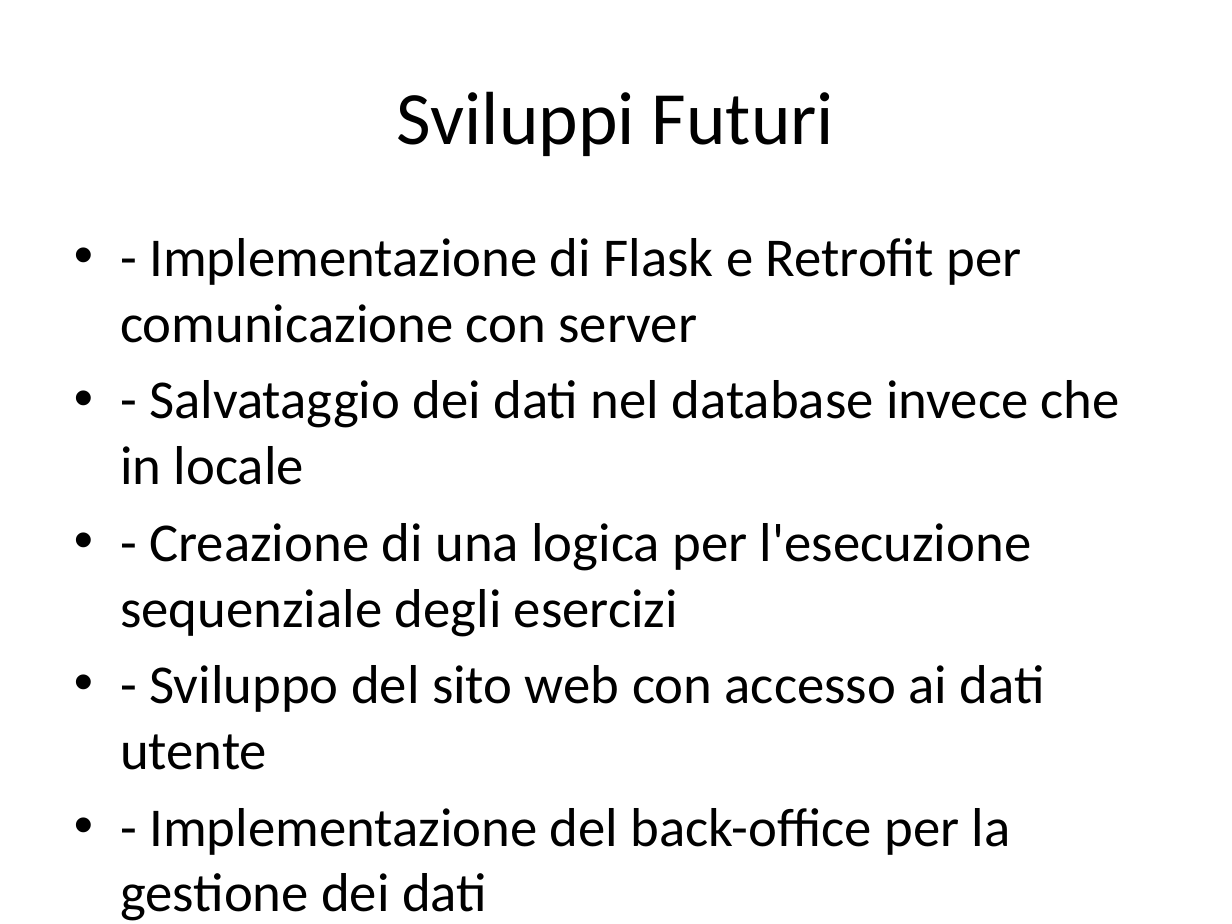
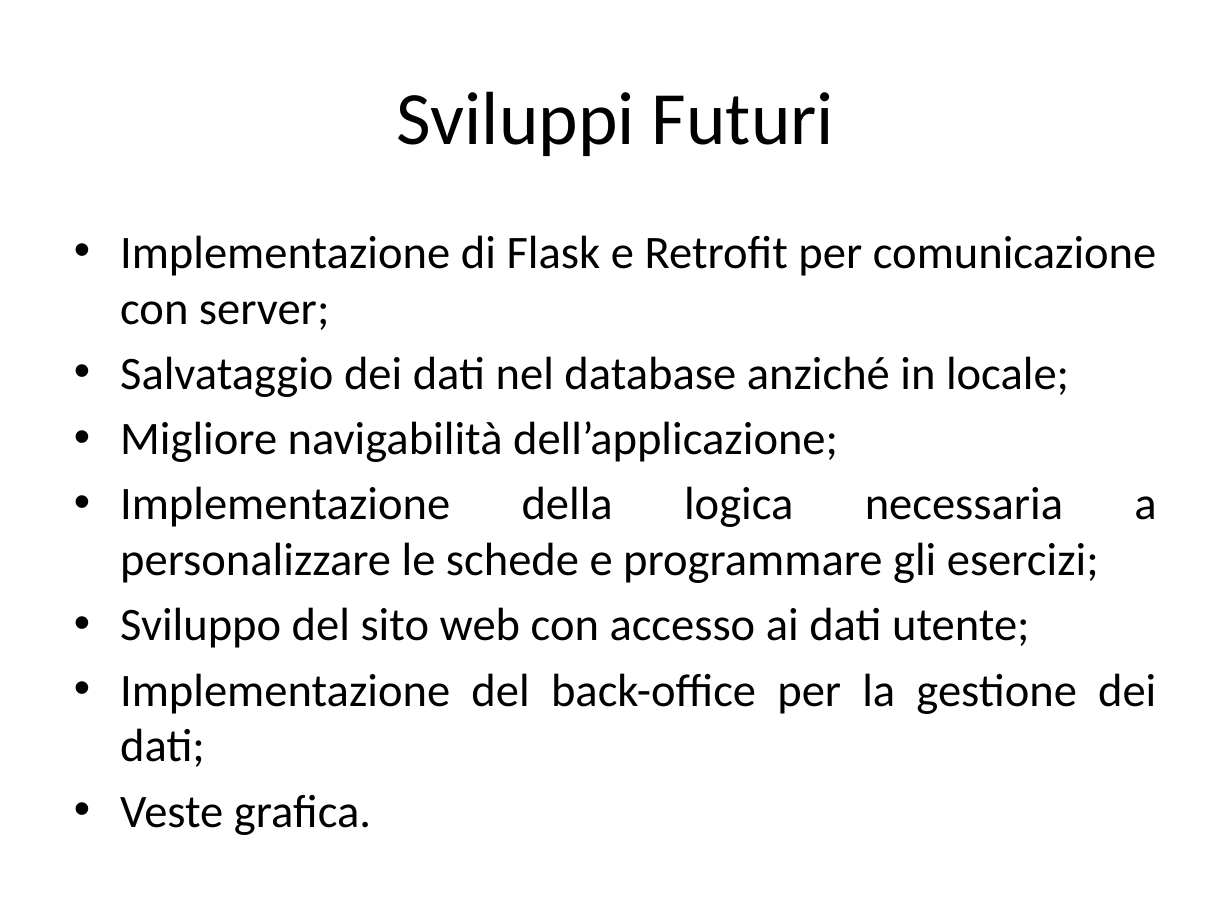
Before and after one commit to matt2005fiore/fit-progression, a slide deck: slide 11 of Tesina&Relazione/Tesina_Presentazione.pptx (slide 9 before the commit). Drawn at 1232x924 pixels with LibreOffice and Linux fonts; fonts in the diff are those of the drawing. Boxes give left, top, right and bottom in pixels: in the first picture for what was removed or moved away, otherwise in the second. Text is boxed around its words. In the diff, an @@ line names an element or a change of style, - is before the commit and + after.

```diff
--- a/Tesina&Relazione/Tesina_Presentazione.pptx
+++ b/Tesina&Relazione/Tesina_Presentazione.pptx
@@ text at [120,235,1156,835]: text changed; size 32 to 27.2 pt @@
-• - Implementazione di Flask e Retrofit per comunicazione con server
-• - Salvataggio dei dati nel database invece che in locale
-• - Creazione di una logica per l'esecuzione sequenziale degli esercizi
-• - Sviluppo del sito web con accesso ai dati utente
-• - Implementazione del back-office per la gestione dei dati
+• Implementazione di Flask e Retrofit per comunicazione con server;
+• Salvataggio dei dati nel database anziché in locale;
+• Migliore navigabilità dell’applicazione;
+• Implementazione della logica necessaria a personalizzare le schede e programmare gli esercizi;
+• Sviluppo del sito web con accesso ai dati utente;
+• Implementazione del back-office per la gestione dei dati;
+• Veste grafica.
```
Also in this commit, not shown: 7 other slides changed, 2 slides added.
